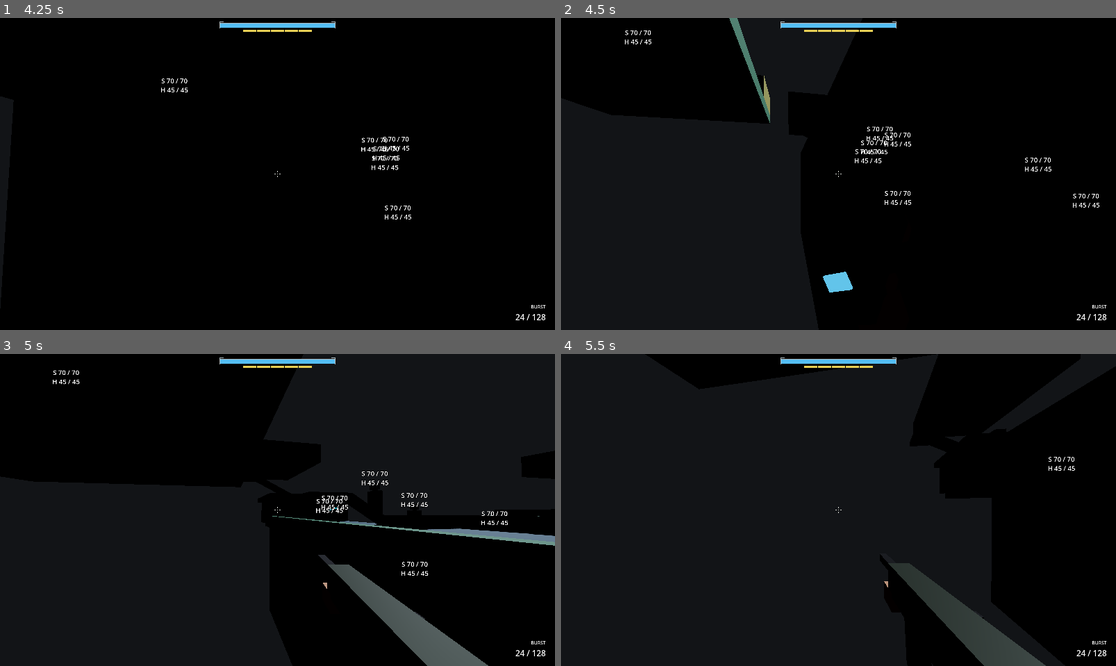
Above: before the commit, frames 1-4 (two rows, left to right).
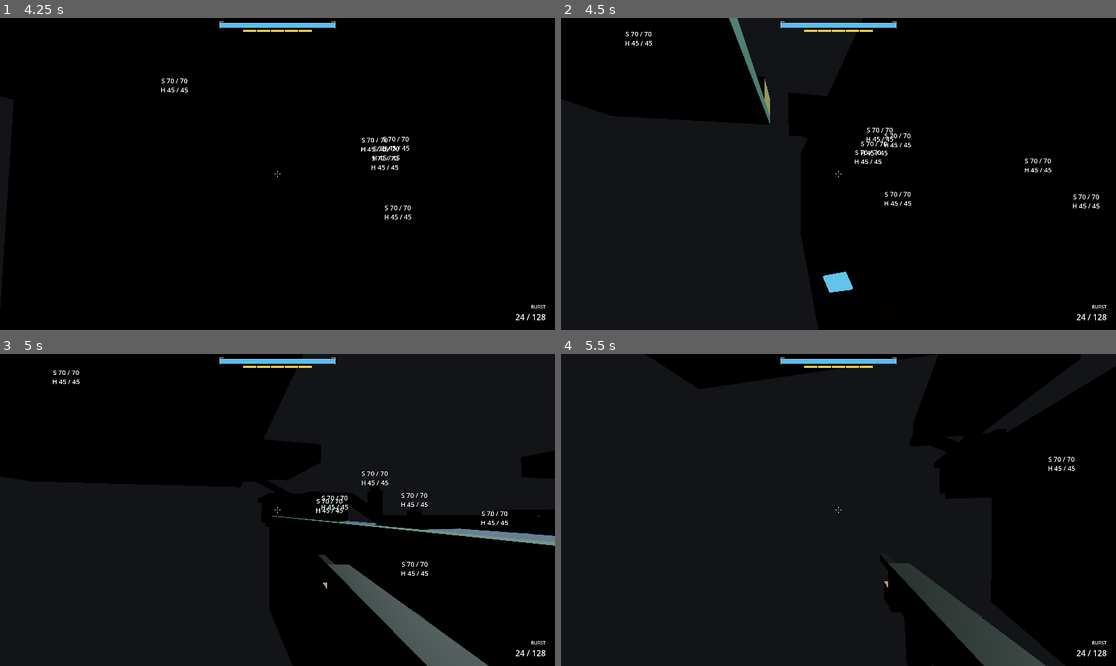
Above: after the commit, the same moments.

Repository: StudioSadTouch/Project-Long-Colt
Game: Godot game, scene res://scenes/main/main_lockout.tscn
Same seed, same stepped clock (60 frames per second), same inputs: the game is played once before the commit and once after it.
Inputs (mouse positions are in pixels of both pictures, inside the frame that each line leads up to):
- Up to frame 1 (4.25 s): tap Enter at 0.5 s; move the mouse to (271, 180) at 0.52 s; hold Right mouse button (action_alt_fire) 0.53-1.28 s; hold W (action_move_forward) 0.53-2.78 s; tap Space (action_jump) at 0.77, 1.52, 3.02, 3.77 s; move the mouse to (316, 177) at 1.27 s; tap Ctrl (action_crouch) at 1.35 s; move the mouse to (233, 170) at 2.02 s; press the mouse at (233, 170) at 2.03 s; move the mouse to (283, 174) at 2.77 s; release the mouse at (283, 174) at 2.78 s; hold A (action_move_left) 2.78-3.53 s; tap F (action_fire_select) at 2.85 s; move the mouse to (255, 167) at 3.52 s; hold W (action_move_forward) from 3.53 s (still down); hold E (action_interact) from 3.53 s (still down)
- Up to frame 2 (4.5 s): keep holding W (action_move_forward); move the mouse to (866, 174) at 4.27 s; release E (action_interact) at 4.28 s; tap V (action_melee) at 4.35 s
- Up to frame 3 (5 s): keep holding W (action_move_forward); tap Space (action_jump) at 4.52 s
- Up to frame 4 (5.5 s): keep holding W (action_move_forward); move the mouse to (810, 510) at 5.02 s; hold 1 (action_weapon_1) from 5.03 s (still down)

Frame 1 is identical in both runs. In frame 2, 0.7% of the frame differs, in the area x 11-98%, y 0-62%; in frame 3, less than 0.1%; in frame 4, nothing differs.

Commit message:
Weapon: melee_hit_surface for in-reach World hits (instead of melee_whiffed), surface hint from metadata/physics material; whiff swings report time_to_hit -1 so the viewmodel winds up
viewmodel_melee.gd (LC Animator's file, flagged): one connect so a surface hit plays the impact.

Diff:
--- a/scripts/weapons/viewmodel_melee.gd
+++ b/scripts/weapons/viewmodel_melee.gd
@@ -54,6 +54,9 @@
 		_weapon.connect(&"melee_hit", _on_melee_hit)
 	elif _weapon.has_signal(&"hit_confirmed"):
 		_weapon.connect(&"hit_confirmed", _on_hit_confirmed)
+	if _weapon.has_signal(&"melee_hit_surface"):
+		# LC Programmer: a wall/floor hit in reach plays the impact, not the whiff.
+		_weapon.connect(&"melee_hit_surface", func(_p, _n, _c, _i): _on_melee_hit())
 	if _weapon.has_signal(&"melee_whiffed"):
 		_weapon.connect(&"melee_whiffed", _on_melee_whiffed)
 	_weapon.visibility_changed.connect(_on_visibility_changed)
--- a/scripts/weapons/weapon.gd
+++ b/scripts/weapons/weapon.gd
@@ -18,6 +18,10 @@
 ## (before any reload is cancelled); melee_hit(target, info) fires on the damage tick, the same
 ## frame take_damage is called; melee_whiffed(weapon) fires on a miss or a lunge that times out
 ## (or is interrupted by holstering). melee_swung is a legacy alias emitted with melee_started.
+## melee_hit_surface(position, normal, collider, info) fires INSTEAD of melee_whiffed when the
+## swing connects with non-damageable World geometry within melee_range (in reach, or on lunge
+## arrival). time_to_hit is 0 for an in-reach target or wall, the lunge time for a lunge, and
+## -1 for a swing with nothing in reach (a pure whiff: animators use their default windup).
 ## AI / bot hooks (all optional; defaults keep player behaviour):
 ##   hit_mask_override  int, -1 = HIT_MASK (World, Enemy, Hitbox). Bots shooting the player use
 ##                      e.g. Weapon.HIT_MASK | Weapon.LAYER_PLAYER. Applies to shots, the zone
@@ -49,12 +53,16 @@
 ## Legacy alias, emitted right after melee_started.
 signal melee_swung
 ## Swing began. time_to_hit: seconds until the expected damage tick (0 for an in-reach swing,
-## the expected lunge arrival for a lunge, 0 for a swing with no target).
+## a wall in reach, the expected lunge arrival for a lunge, -1 for a whiff with nothing in reach).
 signal melee_started(weapon: Weapon, time_to_hit: float)
 ## Melee damage landed this frame.
 signal melee_hit(target: Node, info: Dictionary)
 ## Swing hit nothing, or a lunge ended without contact.
 signal melee_whiffed(weapon: Weapon)
+## Swing hit World geometry with no damageable in front of it. info: melee, surface (the
+## collider's "surface" metadata, else its physics material's resource_name, else ""),
+## weapon, source, direction.
+signal melee_hit_surface(position: Vector3, normal: Vector3, collider: Object, info: Dictionary)
 signal hit_confirmed(target: Object, info: Dictionary)
 
 enum HitZone { BODY, HEAD_ARMORED, HEAD_UNARMORED }
@@ -106,6 +114,8 @@
 var _reload_refilled: bool = false
 var _melee_target: Object = null
 var _melee_time_to_hit: float = 0.0
+## Nearest World blocker from the last _melee_sweep ({} = none): position, normal, collider.
+var _melee_surface: Dictionary = {}
 var _melee_cast: ShapeCast3D
 var _trigger_buffer_left: float = 0.0
 var _trigger_held: bool = false
@@ -294,7 +304,9 @@
 
 
 func _melee_time_for(hit: Dictionary) -> float:
-	if hit.is_empty() or player == null:
+	if hit.is_empty():
+		return 0.0 if _surface_in_reach() else -1.0
+	if player == null:
 		return 0.0
 	var distance: float = _aim().global_position.distance_to(hit.position)
 	if distance <= data.melee_range:
@@ -445,7 +457,7 @@
 func _melee(hit: Dictionary) -> void:
 	_melee_target = null
 	if hit.is_empty():
-		melee_whiffed.emit(self)
+		_whiff_or_surface()
 		return
 	var distance: float = _aim().global_position.distance_to(hit.position)
 	if distance <= data.melee_range:
@@ -473,7 +485,7 @@
 		_apply_melee(hit)
 	elif not player.is_lunging():
 		_melee_target = null
-		melee_whiffed.emit(self)
+		_whiff_or_surface()
 
 
 ## Nearest damageable hit along the camera's forward within distance, or {}. Also used on
@@ -490,14 +502,21 @@
 	var best_distance := INF
 	# The nearest non-damageable solid blocks, so melee can't reach through walls.
 	var block_distance := INF
+	_melee_surface = {}
 	for i in _melee_cast.get_collision_count():
 		var collider := _melee_cast.get_collider(i)
 		if _is_ignored_area(collider):
 			continue
 		var point := _melee_cast.get_collision_point(i)
 		var d := _aim().global_position.distance_to(point)
-		if _damage_receiver(collider) == null:
-			block_distance = minf(block_distance, d)
+		if _damage_receiver(collider) == null and d < block_distance:
+			block_distance = d
+			_melee_surface = {
+				"collider": collider,
+				"position": point,
+				"normal": _melee_cast.get_collision_normal(i),
+				"distance": d,
+			}
 	for i in _melee_cast.get_collision_count():
 		var collider := _melee_cast.get_collider(i)
 		if _is_ignored_area(collider):
@@ -516,6 +535,44 @@
 				"normal": _melee_cast.get_collision_normal(i),
 			}
 	return best
+
+
+## Last sweep's blocker is World geometry (a body on layer 1) within melee_range.
+func _surface_in_reach() -> bool:
+	if _melee_surface.is_empty() or data == null:
+		return false
+	var body := _melee_surface.collider as PhysicsBody3D
+	if body == null or not is_instance_valid(body) or (body.collision_layer & 1) == 0:
+		return false
+	return _melee_surface.distance <= data.melee_range
+
+
+func _whiff_or_surface() -> void:
+	if not _surface_in_reach():
+		melee_whiffed.emit(self)
+		return
+	var collider: Object = _melee_surface.collider
+	var info := {
+		"melee": true,
+		"surface": _surface_hint(collider),
+		"direction": -_aim().global_transform.basis.z,
+		"weapon": data.display_name,
+		"source": shooter if shooter != null else player,
+	}
+	melee_hit_surface.emit(_melee_surface.position, _melee_surface.normal, collider, info)
+
+
+static func _surface_hint(collider: Object) -> String:
+	if collider == null:
+		return ""
+	if collider.has_meta(&"surface"):
+		return str(collider.get_meta(&"surface"))
+	var material: PhysicsMaterial = null
+	if collider is StaticBody3D:
+		material = (collider as StaticBody3D).physics_material_override
+	elif collider is RigidBody3D:
+		material = (collider as RigidBody3D).physics_material_override
+	return material.resource_name if material != null else ""
 
 
 func _apply_melee(hit: Dictionary) -> void:
